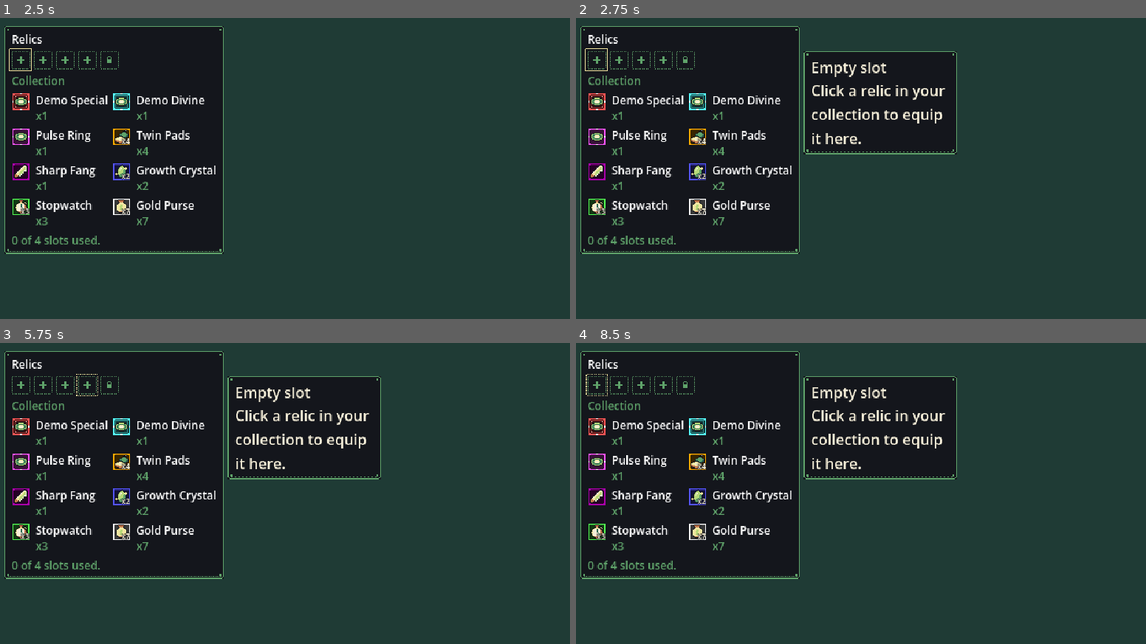
Above: before the commit, frames 1-4 (two rows, left to right).
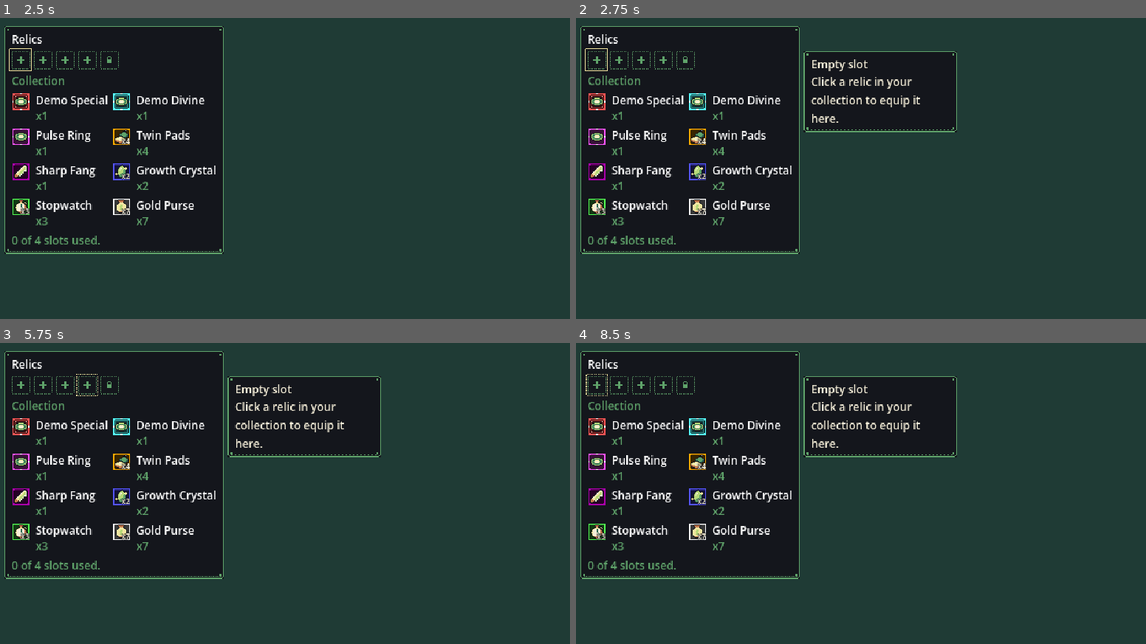
Above: after the commit, the same moments.

Repository: FreezingShock/Plinky
Game: Godot game, scene res://tools/relic_demo.tscn
The game is run twice, just before and just after one commit, with the same random seed, the same clock (stepped at 60 frames per second) and the same inputs. This scene is started directly instead of the project's main scene.
Inputs (mouse positions are in pixels of both pictures, inside the frame that each line leads up to):
- Up to frame 1 (2.5 s): tap Enter (ui_accept) at 0.5, 1.25, 2 s; drag from (22, 60) to (342, 105) at 0.52 s; drag from (22, 60) to (256, 243) at 1.27 s; move the mouse to (22, 60) at 2.02 s; hold D from 2.03 s (still down); tap 2 at 2.1 s; click (22, 60) at 2.17 s
- Up to frame 2 (2.75 s): keep holding D
- Up to frame 3 (5.75 s): release D at 2.75 s; tap A at 2.75 s; drag from (22, 385) to (108, 451) at 2.77 s; tap Enter (ui_accept) at 3.5, 4.25 s; drag from (45, 385) to (313, 502) at 3.52 s; drag from (62, 385) to (193, 418) at 4.27 s; move the mouse to (85, 385) at 5.02 s; hold Down from 5.03 s (still down); tap R at 5.1 s; click (85, 385) at 5.17 s
- Up to frame 4 (8.5 s): release Down at 5.75 s; drag from (684, 385) to (741, 517) at 5.77 s; drag from (598, 433) to (918, 430) at 6.52 s; drag from (598, 385) to (832, 568) at 7.27 s; move the mouse to (598, 385) at 8.02 s; hold Down from 8.03 s (still down); tap Tab at 8.1 s; click (598, 385) at 8.17 s

Frame 1 is identical in both runs. In frame 2, 3.8% of the frame differs, in the area x 39-67%, y 13-46%; in frame 3, 3.8%; in frame 4, 3.8%.

Commit message:
Tooltips: borrow the HUD theme, never make a second host, hide when the mouse leaves, flip above when low
Co-Authored-By: Claude Sonnet 5.5 <noreply@anthropic.com>
Claude-Session: https://claude.ai/code/session_01Pmx9dTKdfGkf9N43VUSgj1

Diff:
--- a/tests/test_tooltips.gd
+++ b/tests/test_tooltips.gd
@@ -40,6 +40,15 @@
 
 	var h := TipHost.new()
 	root.add_child(h)
+	var th := Theme.new()
+	var themed := Control.new()
+	themed.theme = th
+	root.add_child(themed)
+	var inner := Control.new()
+	themed.add_child(inner)
+	h._adopt_theme(inner)
+	t.ok(h.theme == th, "the tooltip borrows the theme of the control it describes, so it gets the game's fonts")
+	themed.queue_free()
 	h.request(c, false)
 	t.ok(not h.visible, "a hover tip waits for its delay")
 	h._process(TipHost.HOVER_DELAY + 0.01)
--- a/ui/tip.gd
+++ b/ui/tip.gd
@@ -76,8 +76,8 @@
 
 
 static func host(tree: SceneTree) -> TipHost:
-	if _host != null and is_instance_valid(_host) and _host.is_inside_tree():
-		return _host
+	if _host != null and is_instance_valid(_host):
+		return _host   # may still be waiting to enter the tree; never make a second one
 	var layer := CanvasLayer.new()
 	layer.name = HOST_NAME
 	layer.layer = 120
--- a/ui/tip_host.gd
+++ b/ui/tip_host.gd
@@ -52,6 +52,7 @@
 
 ## A bound control was entered or focused. Starts the delay (or shows at once inside the grace window).
 func request(c: Control, by_focus: bool) -> void:
+	_adopt_theme(c)
 	target = c
 	_by_focus = by_focus
 	_free_mode = false
@@ -65,6 +66,7 @@
 func show_free(spec: Variant, at: Vector2, exact: bool = false) -> void:
 	_free_exact = exact
 	if not _free_mode:
+		_adopt_theme(get_tree().current_scene if is_inside_tree() else null)
 		target = null
 		_free_mode = true
 		_by_focus = false
@@ -120,12 +122,26 @@
 		return
 	if target == null:
 		return
+	if not _by_focus and target.is_inside_tree() and not target.get_global_rect().has_point(get_viewport().get_mouse_position() if get_viewport() != null else Vector2.ZERO):
+		dismiss()   # the mouse is no longer over it, whatever signals did or did not arrive
+		return
 	if _wait > 0.0:
 		_wait -= delta
 		if _wait <= 0.0:
 			_show()
 	elif visible and not _by_focus:
 		_place()
+
+
+## The panel lives on its own layer, outside the HUD's theme, so borrow the theme (and so the fonts) of the
+## nearest themed ancestor of whatever it describes. Shared by reference, so zone recolours reach it too.
+func _adopt_theme(from: Node) -> void:
+	var n: Node = from
+	while n != null:
+		if n is Control and (n as Control).theme != null:
+			theme = (n as Control).theme
+			return
+		n = n.get_parent()
 
 
 func _show() -> void:
@@ -167,7 +183,7 @@
 	else:
 		var m: Vector2 = get_viewport().get_mouse_position() if get_viewport() != null else Vector2.ZERO
 		p = m + CURSOR_OFFSET
-		if p.y + size.y > view.y - 2.0:
+		if p.y + size.y > view.y - 2.0 or m.y > view.y * 0.6:
 			p.y = m.y - size.y - 8.0
 		if p.x + size.x > view.x - 2.0:
 			p.x = m.x - size.x - 6.0
